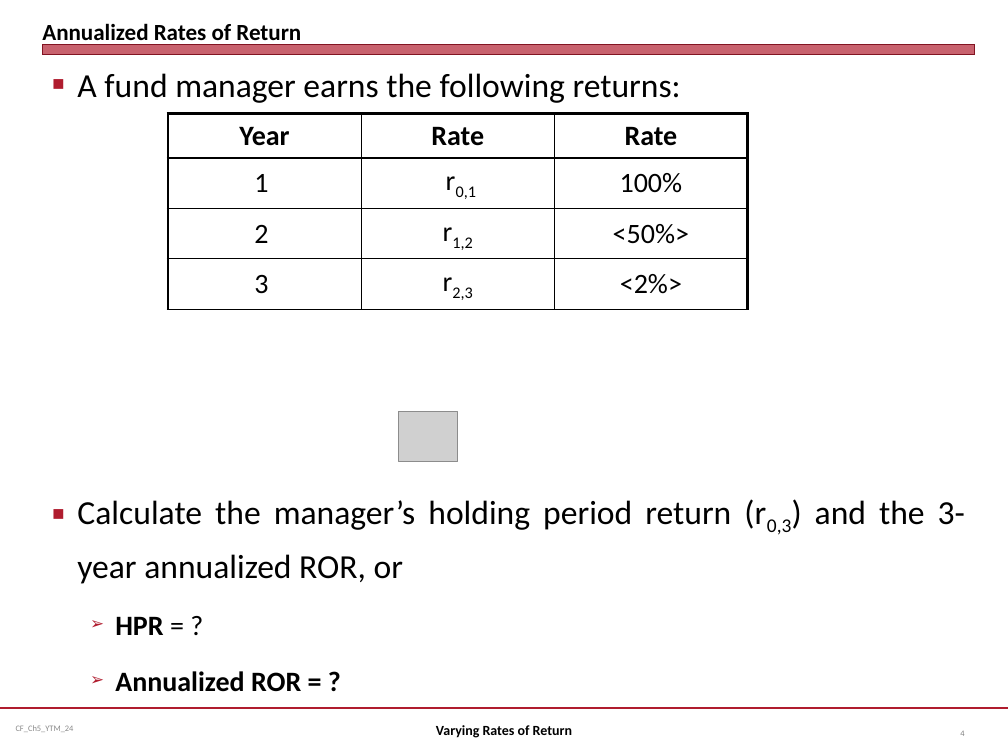
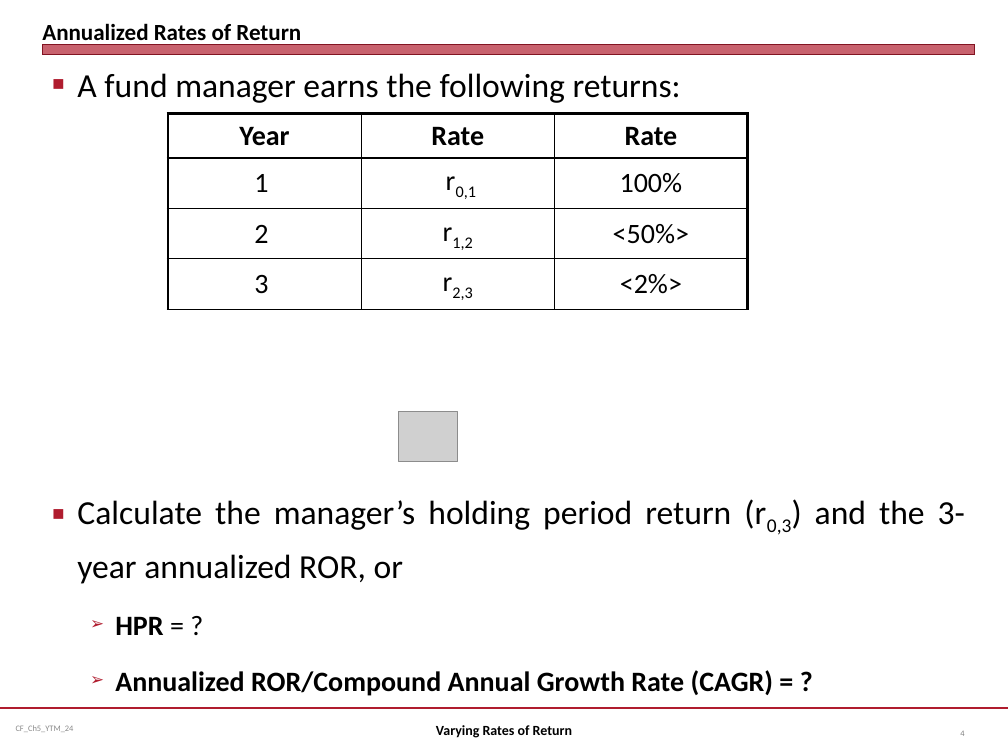
Before and after one commit to jmc877/Corporate-Finance, a slide deck: slide 4 of slides/CF_Ch5_YTM_24.pptx. Drawn at 1008x756 pixels with LibreOffice and Linux fonts; fonts in the diff are those of the drawing; grey boxes stand for pictures. Boxes give left, top, right and bottom in pixels: in the first picture for what was removed or moved away, otherwise in the second. Text is boxed around its words. In the diff, an @@ line names an element or a change of style, - is before the commit and + after.

```diff
--- a/slides/CF_Ch5_YTM_24.pptx
+++ b/slides/CF_Ch5_YTM_24.pptx
@@ text at <box>115,670,774,696</box>: text changed @@
-  ➢ Annualized ROR = ?
+  ➢ Annualized ROR/Compound Annual Growth Rate (CAGR) = ?
```
Also in this commit, not shown: 1 other slide changed, 1 other file.
